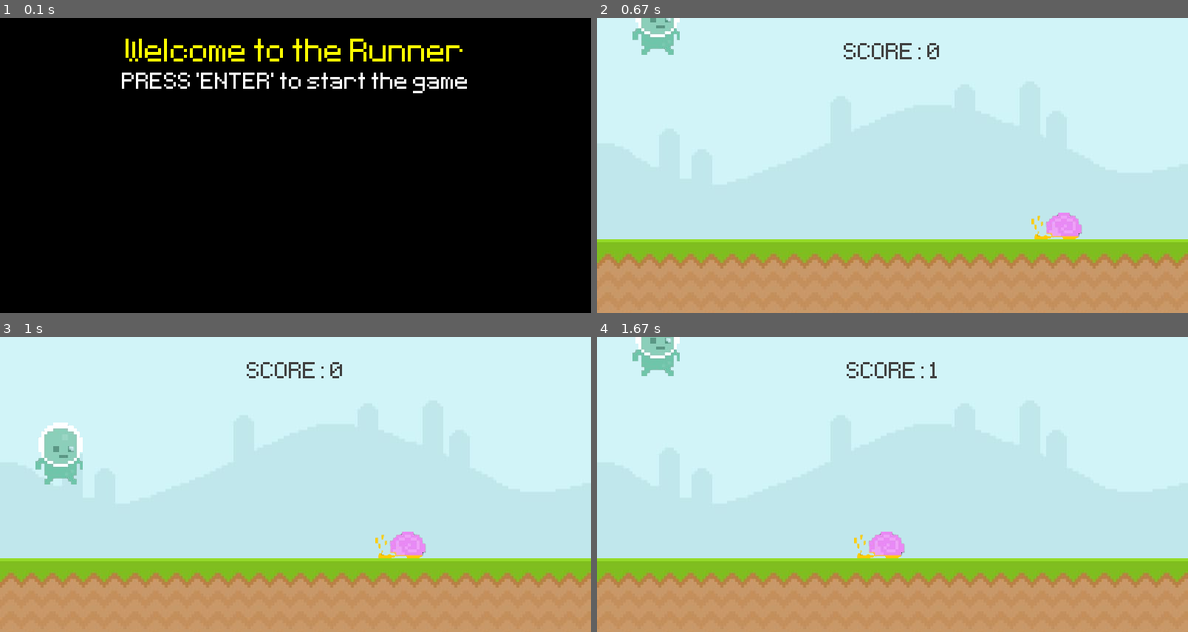
Above: before the commit, frames 1-4 (two rows, left to right).
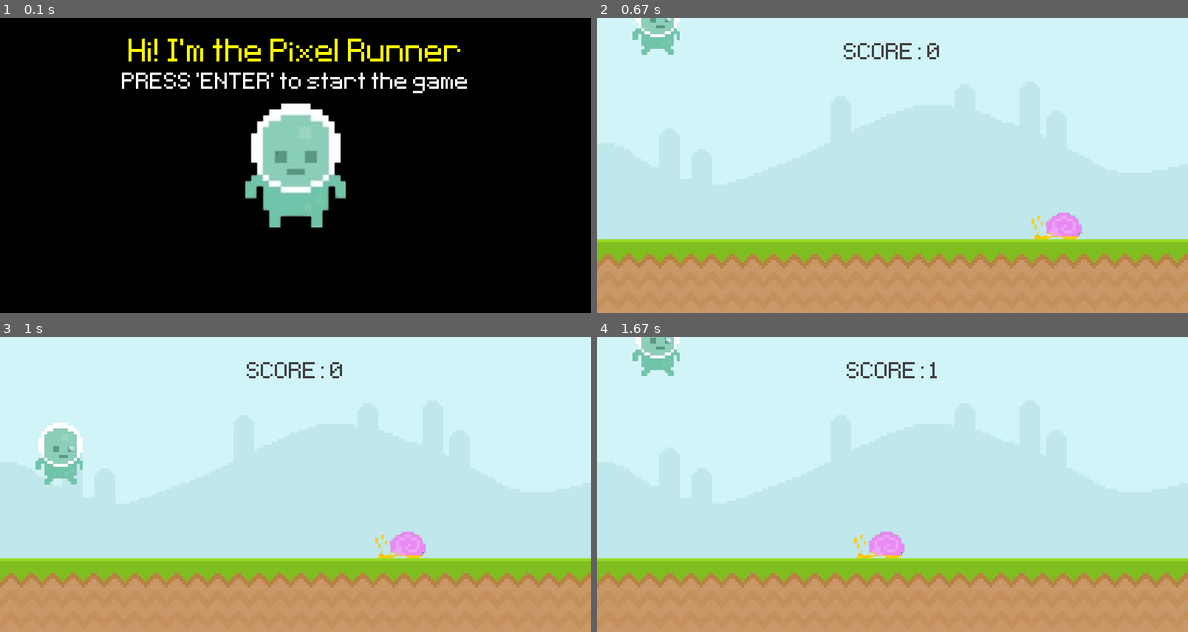
Above: after the commit, the same moments.

Repository: arushi32588/pygame.runner
Game: pygame game, started from runner.py
Two runs of this game, one before a commit and one after it. Both use one fixed random seed, a clock stepped at 60 frames per second and the inputs below.
Inputs (mouse positions are in pixels of both pictures, inside the frame that each line leads up to):
- Up to frame 1 (0.1 s): no input
- Up to frame 2 (0.67 s): tap Space at 0.33 s
- Up to frame 3 (1 s): no input
- Up to frame 4 (1.67 s): click (656, 525) at 1.22 s

The runs differ from the first frame. In frame 1, 6.8% of the frame differs, in the area x 21-79%, y 7-71%; in frame 2, nothing differs; in frame 3, nothing differs; in frame 4, nothing differs.

Commit message:
Added score display.

Diff:
--- a/runner.py
+++ b/runner.py
@@ -1,5 +1,6 @@
 import pygame
 from sys import exit
+
 
 pygame.init() #Initiates pygame
 screen = pygame.display.set_mode((800, 400))
@@ -10,19 +11,22 @@
 game_active = -1
 start_time = 0
 score = 0
-
 sky_surface = pygame.image.load('graphics/Sky.jpeg').convert()
 ground_surface = pygame.image.load('graphics/Ground.jpeg').convert()
 
 player_surf = pygame.image.load('graphics/Player/walk1.png')
 player_rect = player_surf.get_rect(midbottom = (80, 300))
 
+player_stand = pygame.image.load('graphics/Player/stand.png')
+player_stand = pygame.transform.rotozoom(player_stand, 0, 2)
+player_stand_rect = player_stand.get_rect(center = (400, 200))
+
 player_gravity = 0
 
 snail_surf = pygame.image.load('graphics/Snail/snail1.png').convert_alpha()
 snail_rect = snail_surf.get_rect(midbottom = (700,300))
 
-welcome_1 = font2.render('Welcome to the Runner', False, 'Yellow')
+welcome_1 = font2.render("Hi! I'm the Pixel Runner", False, 'Yellow')
 welcome_1_rect = welcome_1.get_rect(center = (400, 50))
 
 welcome_2 = font1.render("PRESS 'ENTER' to start the game", True, 'White')
@@ -33,6 +37,7 @@
 
 leaderboard = font1.render('LEADERBOARD', False, 'Yellow')
 leaderboard_rect = leaderboard.get_rect(center = (400, 90))
+
 
 #score_surf = font1.render('Runner', False, (64, 64, 64))
 #score_rect = score_surf.get_rect(center = (400, 50))
@@ -113,12 +118,16 @@
 
     elif game_active == -1:
         screen.fill('Black')
+        screen.blit(player_stand, player_stand_rect)
         screen.blit(welcome_1, welcome_1_rect)
         screen.blit(welcome_2, welcome_2_rect)
     else:
         screen.fill('Black')
         screen.blit(game_over, game_over_rect)
         screen.blit(leaderboard, leaderboard_rect)
+        player_score = font1.render(f'Your score: {current_time}', False, 'White')
+        player_score_rect = player_score.get_rect(center = (400, 350))
+        screen.blit(player_score, player_score_rect)
 
 
     '''keys = pygame.key.get_pressed()
